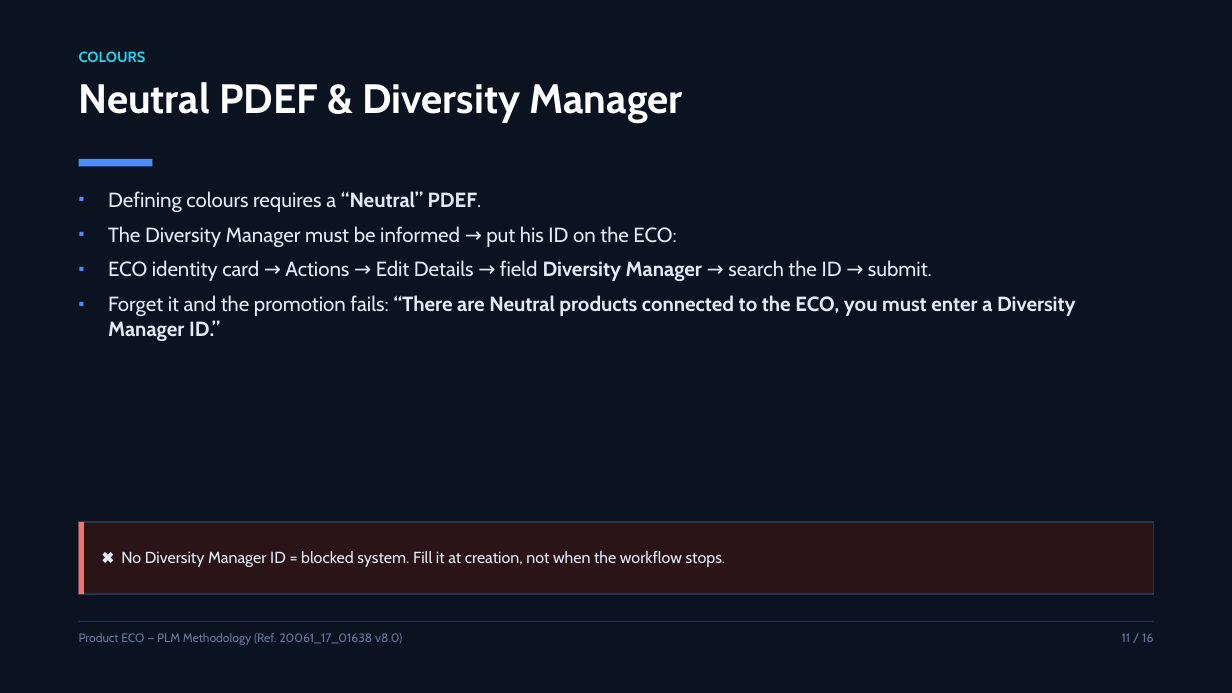
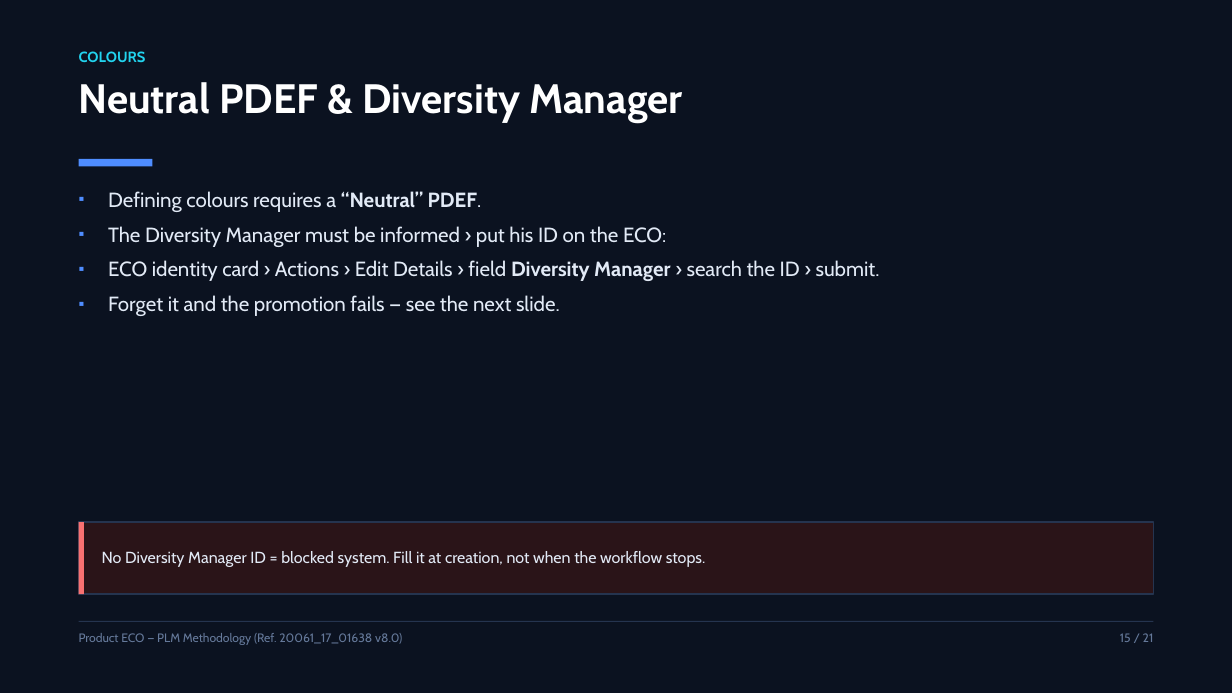
Before and after one commit to OUBELLA22/PLM, a slide deck: slide 15 of eco-presentation/ECO_Product_Presentation.pptx (slide 11 before the commit). Drawn at 1232x693 pixels with LibreOffice and Linux fonts; fonts in the diff are those of the drawing. Boxes give left, top, right and bottom in pixels: in the first picture for what was removed or moved away, otherwise in the second. Text is boxed around its words. In the diff, an @@ line names an element or a change of style, - is before the commit and + after.

Commit message:
Add screenshots from the source PDF to the ECO deck (21 slides)
- extract_pdf_images.py: pull image XObjects out of the PDF (stdlib only)
- pngtool.py: crop the tall creation form into two readable halves
- 11 curated screenshots wired into new shot / shots / image-panel layouts
- renderers embed pictures in both HTML (data URI) and PPTX (media parts)
- verify_pptx.py also checks picture refs, aspect ratios and text collisions

```diff
--- a/eco-presentation/ECO_Product_Presentation.pptx
+++ b/eco-presentation/ECO_Product_Presentation.pptx
@@ text at [108, 226, 880, 316]: text changed @@
-▪ The Diversity Manager must be informed → put his ID on the ECO:
-▪ ECO identity card → Actions → Edit Details → field Diversity Manager → search the ID → submit.
-▪ Forget it and the promotion fails: “There are Neutral products connected to the ECO, you must enter a Diversity Manager ID.”
+▪ The Diversity Manager must be informed › put his ID on the ECO:
+▪ ECO identity card › Actions › Edit Details › field Diversity Manager › search the ID › submit.
+▪ Forget it and the promotion fails — see the next slide.
@@ text in rectangle at [102, 551, 706, 567]: text changed @@
-✖ No Diversity Manager ID = blocked system. Fill it at creation, not when the workflow stops.
+No Diversity Manager ID = blocked system. Fill it at creation, not when the workflow stops.
@@ text at [1120, 633, 1154, 642]: text changed @@
-11 / 16
+15 / 21
```
Also in this commit, not shown: 13 other slides changed, 6 slides added, 1 slide removed, 42 other files.
